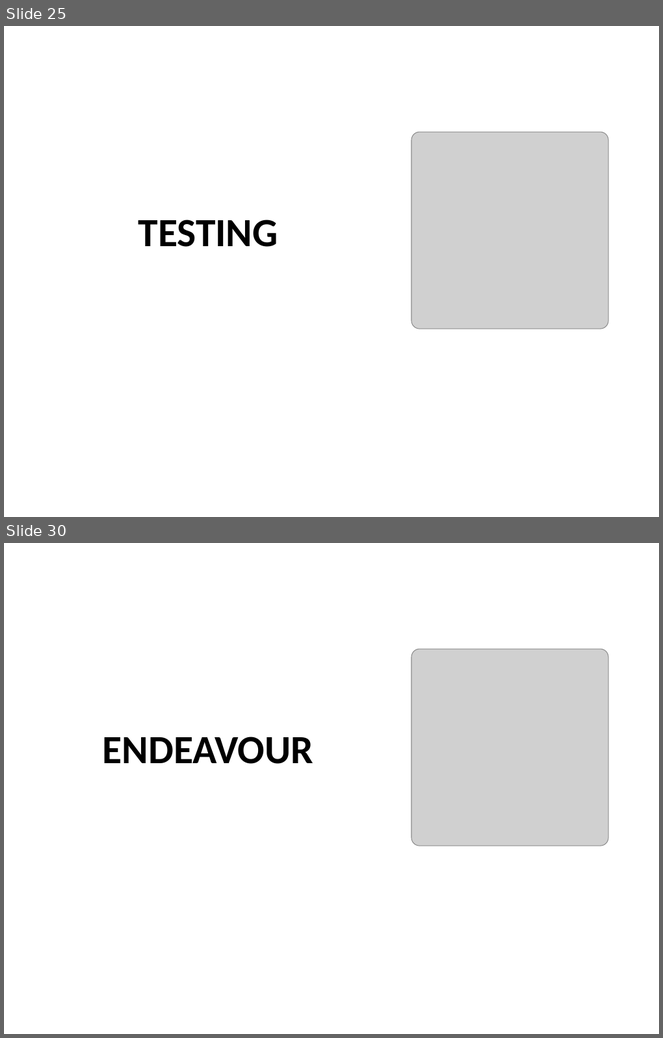
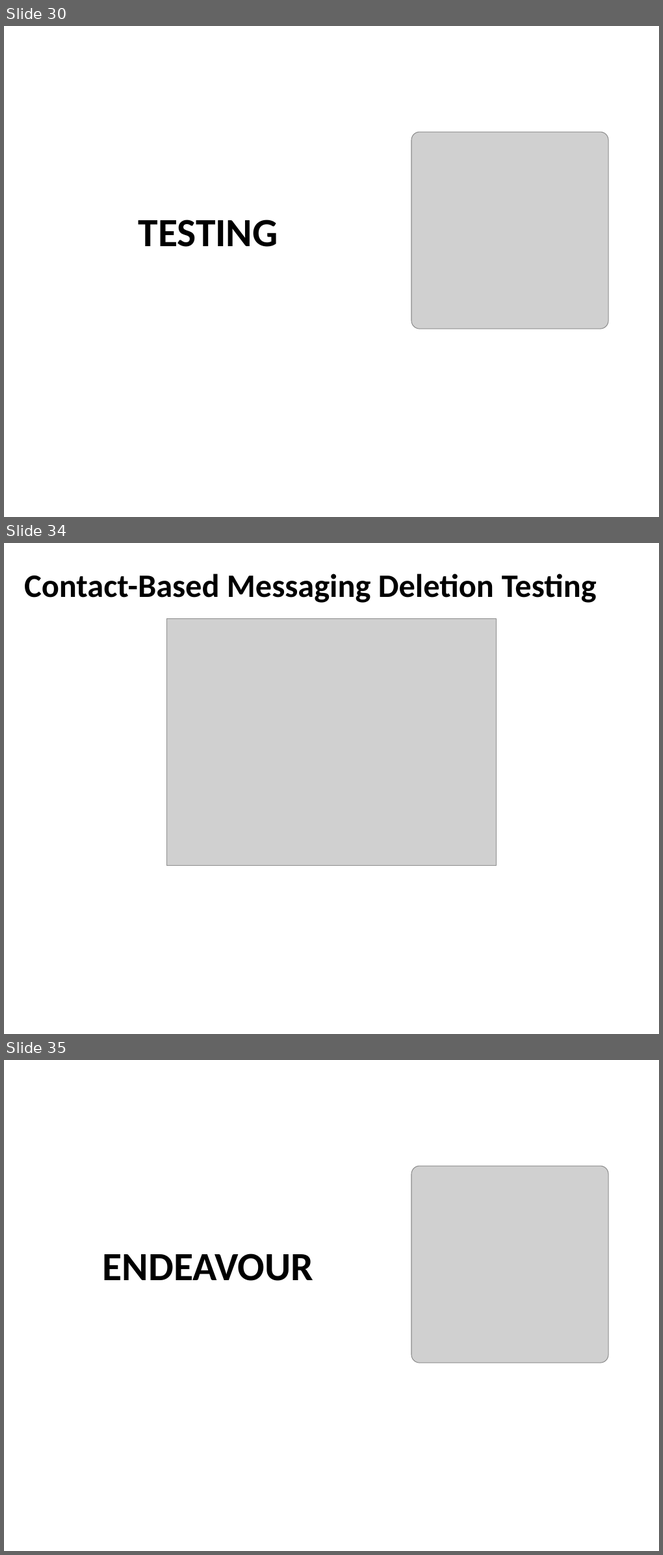
Before and after one commit to HAMZAZAWARI2/selfdm_, a slide deck: Fyp_presentation_part_01.pptx. Shown one above the other, each under a label of ours: slides 25 and 30 before the commit, slides 30, 34 and 35 after it; the slides between them are not shown. The pictures are 663x1038 and 663x1555 pixels, drawn with LibreOffice and Linux fonts; fonts in the diff are those of the drawing; grey boxes stand for pictures; background and template pictures are left out. Boxes give left, top, right and bottom in pixels: in the first picture for what was removed or moved away, otherwise in the second. Text is boxed around its words. In the diff, an @@ line names an element or a change of style, - is before the commit and + after.

```diff
--- a/Fyp_presentation_part_01.pptx
+++ b/Fyp_presentation_part_01.pptx
@@ slide 34 added at (4, 543, 659, 1034), background picture (left out) @@
@@ title added at (24, 574, 597, 603), 36 pt, text #000000, bold @@
+Contact-Based Messaging Deletion Testing
@@ picture added at (167, 619, 497, 866) @@
@@ what was slide 25 is now slide 30 @@
@@ what was slide 30 is now slide 35 @@
```
Also in this commit, not shown: 7 slides changed, 9 other slides added, 7 slides removed.
